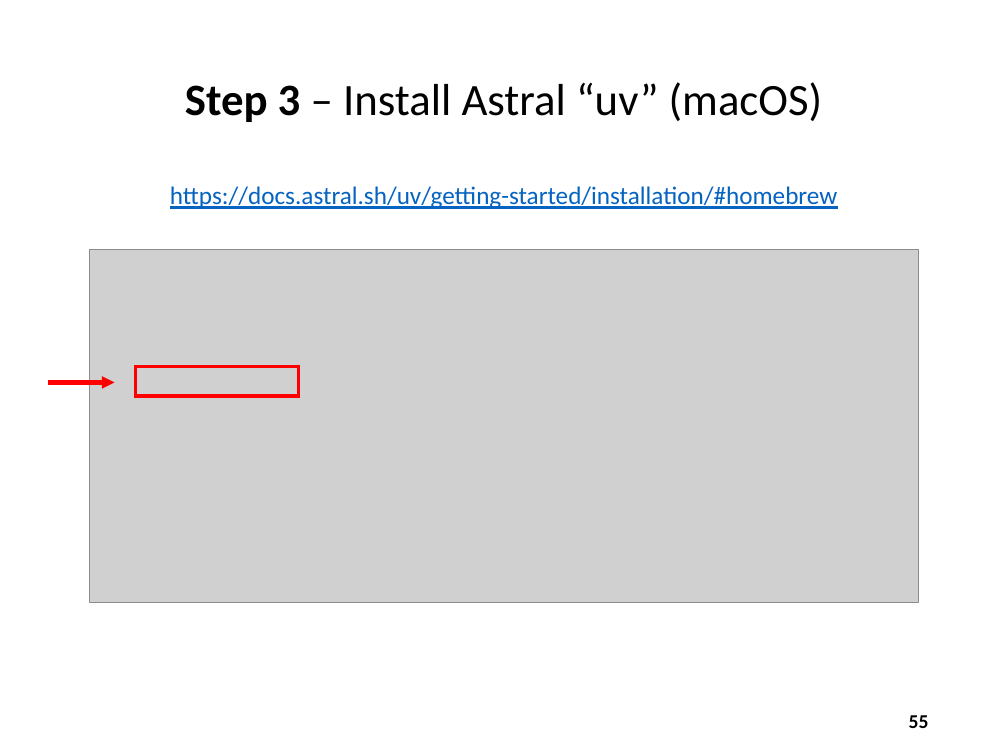
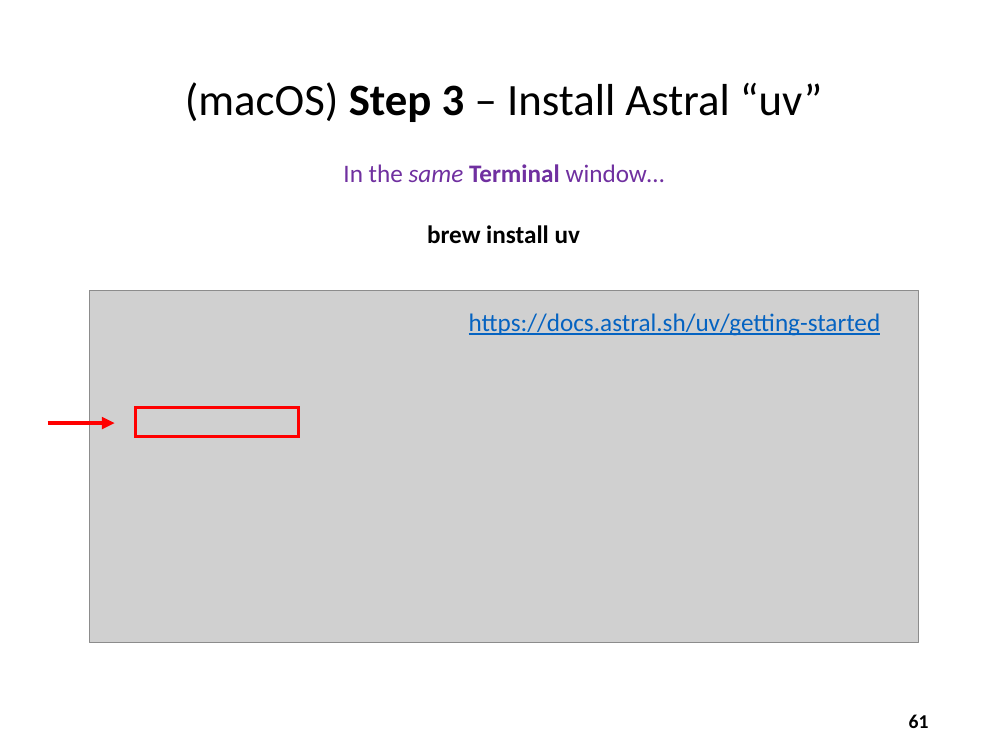
Before and after one commit to dbiersach/scicomp101, a slide deck: slide 61 of Session 01 - Introducing Scientific Computing/Session 01 - Introducing Scientific Computing.pptx (slide 55 before the commit). Drawn at 1008x756 pixels with LibreOffice and Linux fonts; fonts in the diff are those of the drawing; grey boxes stand for pictures. Boxes give left, top, right and bottom in pixels: in the first picture for what was removed or moved away, otherwise in the second. Text is boxed around its words. In the diff, an @@ line names an element or a change of style, - is before the commit and + after.

Commit message:
Update install steps

```diff
--- a/Session 01 - Introducing Scientific Computing/Session 01 - Introducing Scientific Computing.pptx
+++ b/Session 01 - Introducing Scientific Computing/Session 01 - Introducing Scientific Computing.pptx
@@ title at box(185, 82, 822, 122): text changed @@
-Step 3 – Install Astral “uv” (macOS)
+(macOS) Step 3 – Install Astral “uv”
@@ text added at box(343, 164, 665, 182), 18 pt, text #7030A0 @@
+In the same Terminal window…
@@ text added at box(427, 225, 580, 244), 18 pt, text #000000, bold @@
+brew install uv
@@ text at box(469, 313, 881, 336): text changed @@
-https://docs.astral.sh/uv/getting-started/installation/#homebrew
+https://docs.astral.sh/uv/getting-started
@@ 1 picture, 1 rectangle, 1 arrow: place and size @@
-1 picture, 1 rectangle, 1 arrow at box(47, 249, 919, 602)
+1 picture, 1 rectangle, 1 arrow at box(47, 290, 919, 643)
@@ page number at box(909, 714, 929, 728): text changed @@
-55
+61
```
Also in this commit, not shown: 14 other slides changed, 2 slides added.
